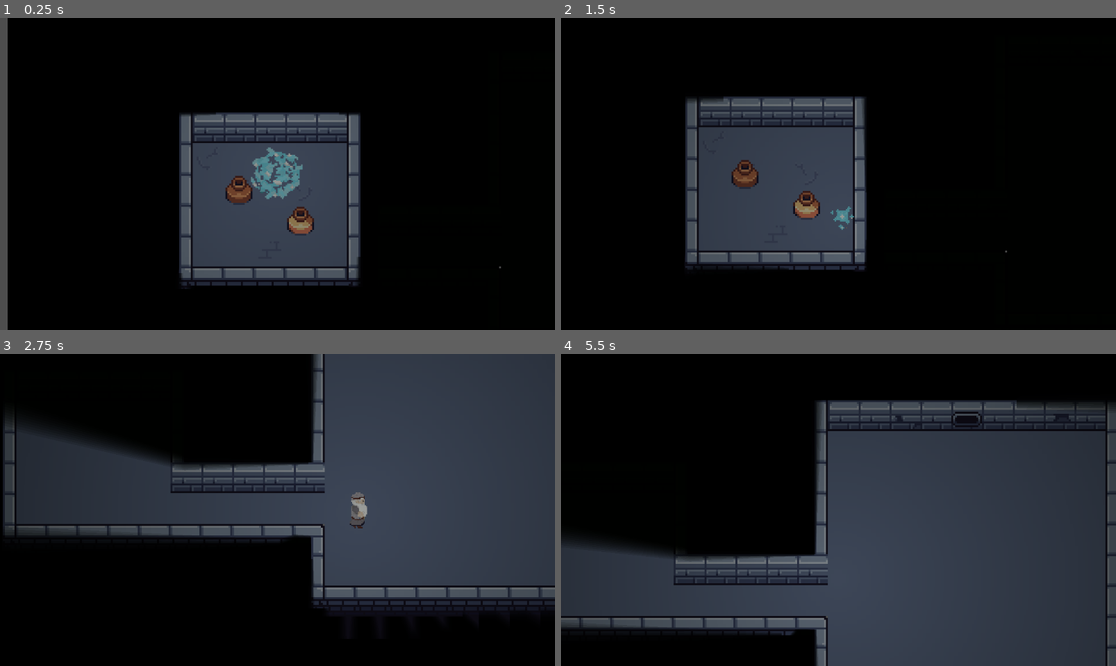
Above: before the commit, frames 1-4 (two rows, left to right).
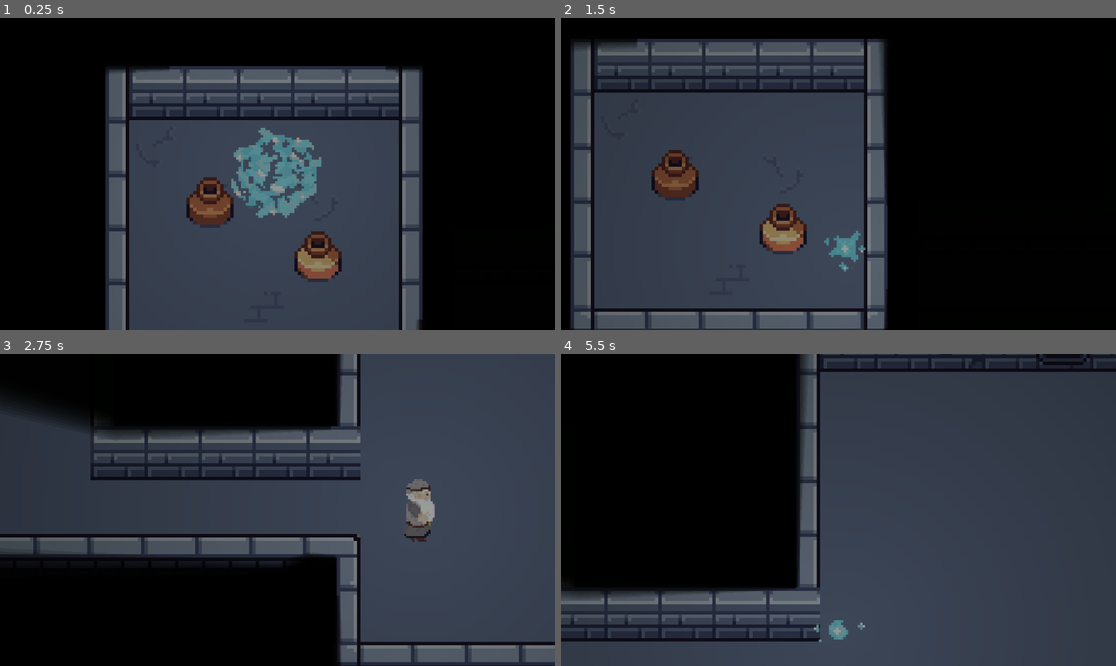
Above: after the commit, the same moments.

Repository: Sitthata/game-jam
Game: Godot game, scene res://main.tscn
Two runs of this game, one before a commit and one after it. Both use one fixed random seed, a clock stepped at 60 frames per second and the inputs below.
Inputs:
- Up to frame 1 (0.25 s): no input
- Up to frame 2 (1.5 s): hold Right (ui_right) 0.53-1.28 s; hold Q (timeline_swap) 0.53-1.28 s; hold Down (ui_down) from 1.28 s (still down); tap Q (timeline_swap) at 1.35 s
- Up to frame 3 (2.75 s): release Down (ui_down) at 2.03 s; hold Right (ui_right) from 2.03 s (still down); hold Q (timeline_swap) from 2.03 s (still down)
- Up to frame 4 (5.5 s): release Right (ui_right) at 2.78 s; release Q (timeline_swap) at 2.78 s; hold Up (ui_up) 2.78-3.53 s; tap Q (timeline_swap) at 2.85, 4.35 s; hold Q (timeline_swap) 3.53-4.28 s; hold Left (ui_left) 3.53-5.03 s; hold Down (ui_down) from 5.03 s (still down); hold Q (timeline_swap) from 5.03 s (still down)

The runs differ from the first frame. In frame 1, 38% of the frame differs, in the area x 0-91%, y 0-100%; in frame 2, 38%; in frame 3, 26%; in frame 4, 26%.

Commit message:
feat: update game scene

Diff:
--- a/main.tscn
+++ b/main.tscn
@@ -14,7 +14,7 @@
 tile_set = ExtResource("1_ig7tw")
 
 [node name="Layer0" type="TileMapLayer" parent="Present" unique_id=1014707277]
-tile_map_data = PackedByteArray("AAAUAA4AAAACAAIAAAAVAA4AAAA …(2512 unchanged characters)… KAAEAAAAmABQAAAAKAAEAAAAdAAwAAAADAAEAAAA=")
+tile_map_data = PackedByteArray("AAAUAA4AAAACAAIAAAAVAA4AAAA …(2512 unchanged characters)… KAAEAAAAmABQAAAAKAAEAAAAdAAwAAAADAAEAAAAkAAoAAAAFAAAAAAA=")
 tile_set = ExtResource("1_ig7tw")
 
 [node name="Layer1" type="TileMapLayer" parent="Present" unique_id=1401153140]
--- a/player.tscn
+++ b/player.tscn
@@ -340,7 +340,7 @@
 }],
 "loop": false,
 "name": &"jump",
-"speed": 22.0
+"speed": 18.0
 }]
 
 [node name="Player" type="CharacterBody2D" unique_id=526917429]
@@ -360,7 +360,7 @@
 shape = SubResource("CapsuleShape2D_i3pqv")
 
 [node name="Camera2D" type="Camera2D" parent="." unique_id=2017924944]
-zoom = Vector2(4, 4)
+zoom = Vector2(7, 7)
 position_smoothing_enabled = true
 position_smoothing_speed = 3.0
 
@@ -376,3 +376,4 @@
 texture_filter = 1
 scale = Vector2(0.6, 0.6)
 sprite_frames = SubResource("SpriteFrames_1xqrm")
+animation = &"jump"
Not shown: 1 places in pat-tile.tres that only renumber resources
Not shown: 1 places in tile_map.tscn that only renumber resources
